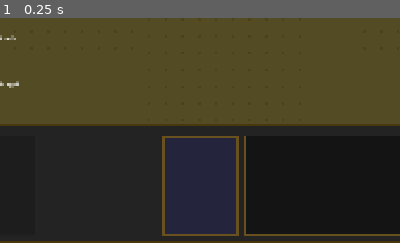
Above: before the commit, frame 1.
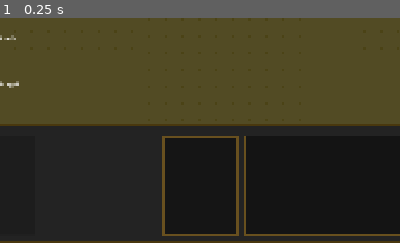
Above: after the commit, the same moment.

Repository: Matobro/skeletors
Game: Godot game, scene res://Dev/TestScene.tscn
Two runs of this game, one before a commit and one after it. Both use one fixed random seed, a clock stepped at 60 frames per second and the inputs below.
Inputs:
- Up to frame 1 (0.25 s): no input
The pictures show only the part of the screen within x 9-59%, y 50-100%; the shares and areas given below are measured in that part.

The runs differ from the first frame. In frame 1, 7.6% of the frame differs, in the area x 41-59%, y 53-96%.

Commit message:
fixed bug in unit attack + better player color system
Units sometimes attacked multiple times, shouldnt happen anymore(maybe)

Diff:
--- a/RTS-System/AI/Generic/UnitAIStates/AggroState.gd
+++ b/RTS-System/AI/Generic/UnitAIStates/AggroState.gd
@@ -4,6 +4,7 @@
 	SpatialGrid.deregister_unit(parent)
 	ai.animation_player.play("walk")
 	ai.last_requested_target = Vector2.INF
+
 
 func exit_state():
 	ai.clear_unit_state()
--- a/RTS-System/AI/Generic/UnitAIStates/AttackState.gd
+++ b/RTS-System/AI/Generic/UnitAIStates/AttackState.gd
@@ -1,66 +1,71 @@
 extends UnitState
 
 func enter_state():
-    SpatialGrid.deregister_unit(parent)
+    #SpatialGrid.deregister_unit(parent)
     parent.velocity = Vector2.ZERO
 
 func exit_state():
     ai.clear_unit_state()
-    SpatialGrid.register_unit(parent)
+    #SpatialGrid.register_unit(parent)
 
 func state_logic(delta):
     var target_unit = ai.current_command.target_unit
     parent.attack_target = target_unit
 
-    # Check if target dead
     if target_unit == null or !is_instance_valid(target_unit) or target_unit.dead:
-        if ai.fallback_command != null:
-            ai.current_command = ai.fallback_command
-            ai.fallback_command = null
-            if ai.current_command.type == "Attack_move":
-                ai.set_state("Attack_move")
-            else:
-                ai._process_next_command()
+        handle_no_target()
+        return
+
+    if parent.is_attack_committed:
+        process_attack_animation(delta, target_unit)
+    else:
+        try_to_attack(target_unit)
+
+func process_attack_animation(delta, target_unit):
+    parent.attack_anim_timer += delta
+
+    var anim_speed = parent.get_stat("attack_speed")
+    var attack_point_scaled = parent.data.unit_model_data.animation_attack_point / anim_speed
+    var attack_duration_scaled = parent.data.unit_model_data.animation_attack_duration / anim_speed
+
+    # Deal damage
+    if not parent.has_attacked and parent.attack_anim_timer >= attack_point_scaled:
+        parent.perform_attack()
+        parent.has_attacked = true
+
+    # Finish animation, start cooldown
+    if parent.attack_anim_timer >= attack_duration_scaled:
+        parent.attack_anim_timer = 0.0
+        parent.has_attacked = false
+        parent.is_attack_committed = false
+        parent.attack_timer = parent.get_attack_delay()  # cooldown starts after animation ends
+
+
+func try_to_attack(target_unit):
+    if parent.attack_timer > 0.0:
+        parent.attack_timer -= get_process_delta_time()
+        return
+
+    # Check if in range
+    if parent.is_within_attack_range(target_unit.position):
+        parent.velocity = Vector2.ZERO
+        parent.is_attack_committed = true
+        parent.has_attacked = false
+        parent.attack_anim_timer = 0.0
+
+        # Play attack animation at correct speed
+        ai.animation_library.play("animations/attack")
+        ai.animation_library.speed_scale = parent.get_stat("attack_speed")
+    else:
+        ai.set_state("Aggro")
+
+func handle_no_target():
+    if ai.fallback_command != null:
+        ai.current_command = ai.fallback_command
+        ai.fallback_command = null
+        if ai.current_command.type == "Attack_move":
+            ai.set_state("Attack_move")
         else:
             ai._process_next_command()
-        return
-
-    # If is in middle of attack
-    if parent.is_attack_committed:
-        parent.attack_anim_timer += delta
-
-        var anim_speed = parent.get_stat("attack_speed")
-        var attack_point_scaled = parent.data.unit_model_data.animation_attack_point / anim_speed
-        var attack_duration_scaled = parent.data.unit_model_data.animation_attack_duration / anim_speed
-
-        # Deal damage
-        if !parent.has_attacked and parent.attack_anim_timer >= attack_point_scaled:
-            parent.perform_attack()
-            parent.has_attacked = true
-
-        # Finish animation
-        if parent.attack_anim_timer >= attack_duration_scaled:
-            parent.attack_anim_timer = 0.0
-            parent.has_attacked = false
-            parent.is_attack_committed = false
-
-    # Start new attack if not already attacking
     else:
-
-        # Check range
-        if parent.is_within_attack_range(target_unit.position):
-            parent.velocity = Vector2.ZERO
-
-            # Start new attack when out of cd
-            if parent.attack_timer <= 0.0:
-                parent.is_attack_committed = true
-                parent.has_attacked = false
-                parent.attack_anim_timer = 0.0
-                parent.attack_timer = parent.get_attack_delay()
-                ai.animation_player.stop()
-                ai.animation_library.play("animations/attack")
-                ai.animation_library.speed_scale = parent.get_stat("attack_speed") + 0.05
-
-        # Chase if out of range
-        else:
-            ai.set_state("Aggro")
+        ai._process_next_command()
--- a/RTS-System/AI/Generic/UnitAIStates/IdleState.gd
+++ b/RTS-System/AI/Generic/UnitAIStates/IdleState.gd
@@ -12,7 +12,7 @@
 func state_logic(delta):
     parent.velocity = Vector2.ZERO
     ai.aggro_check_timer += delta
-    if ai.aggro_check_timer > ai.AGGRO_CHECK_INTERVAL:
+    if ai.aggro_check_timer >= ai.AGGRO_CHECK_INTERVAL:
         ai.aggro_check_timer = 0.0
         var enemy = parent.closest_enemy_in_aggro_range()
         if enemy != null:
--- a/RTS-System/Entities/Data/HpBarVisual.gd
+++ b/RTS-System/Entities/Data/HpBarVisual.gd
@@ -14,6 +14,11 @@
 
 func set_hp_bar(hp):
 	hp_bar.value = hp
+
+	if hp >= max_hp:
+		set_bar_visible(false)
+	else:
+		set_bar_visible(true)
 
 func set_bar_visible(value):
 	hp_bar.visible = value
--- a/RTS-System/Entities/Data/PlayerManager.gd
+++ b/RTS-System/Entities/Data/PlayerManager.gd
@@ -4,6 +4,17 @@
 
 var player_scene = preload("res://RTS-System/Player/PlayerObject.tscn")
 
+var player_colors := {
+	1: Color.GREEN,
+	2: Color.BLUE,
+	3: Color.SANDY_BROWN,
+	4: Color.TEAL,
+	5: Color.YELLOW,
+	6: Color.ORANGE,
+	7: Color.PURPLE,
+	8: Color.GRAY,
+	10: Color.RED
+}
 var players_to_spawn = [
 	{ "id": 1, "is_ai": false, "hero": null },
 	{ "id": 10, "is_ai": true, "hero": null }
@@ -40,6 +51,9 @@
 func register_player(player_object):
 	players[player_object.player_id] = player_object
 
+func get_player_color(player_id: int) -> Color:
+	return player_colors.get(player_id, Color.BLACK)
+
 func get_player(player_id):
 	return players.get(player_id)
 
--- a/RTS-System/Entities/Data/Unit.gd
+++ b/RTS-System/Entities/Data/Unit.gd
@@ -102,18 +102,7 @@
 func set_unit_color():
 	var sprite_material = animation_player.material
 	if sprite_material and sprite_material is ShaderMaterial:
-		match owner_id:
-			1: sprite_material.set_shader_parameter("outline_color", Color.GREEN)
-			2: sprite_material.set_shader_parameter("outline_color", Color.BLUE)
-			3: sprite_material.set_shader_parameter("outline_color", Color.SANDY_BROWN)
-			4: sprite_material.set_shader_parameter("outline_color", Color.TEAL)
-			5: sprite_material.set_shader_parameter("outline_color", Color.YELLOW)
-			6: sprite_material.set_shader_parameter("outline_color", Color.ORANGE)
-			7: sprite_material.set_shader_parameter("outline_color", Color.PURPLE)
-			8: sprite_material.set_shader_parameter("outline_color", Color.HOT_PINK)
-			9: sprite_material.set_shader_parameter("outline_color", Color.GRAY)
-			10: sprite_material.set_shader_parameter("outline_color", Color.RED)
-			_: sprite_material.set_shader_parameter("outline_color", Color.BLACK)
+		sprite_material.set_shader_parameter("outline_color", PlayerManager.get_player_color(owner_id))
 
 func _physics_process(delta: float):
 	if attack_timer > 0:
--- a/RTS-System/Entities/Data/Unit.tscn
+++ b/RTS-System/Entities/Data/Unit.tscn
@@ -15,18 +15,19 @@
 [sub_resource type="SpriteFrames" id="SpriteFrames_u5kfr"]
 
 [sub_resource type="StyleBoxFlat" id="StyleBoxFlat_r47uv"]
-bg_color = Color(0.611765, 0, 0, 1)
+bg_color = Color(0.612, 0, 0, 0.5)
 
 [sub_resource type="StyleBoxFlat" id="StyleBoxFlat_e4orr"]
-bg_color = Color(0, 0.8, 0, 1)
+bg_color = Color(0, 0.8, 0, 0.5)
 
 [sub_resource type="StyleBoxFlat" id="StyleBoxFlat_vb87f"]
+bg_color = Color(0.6, 0.6, 0.6, 0.5)
 draw_center = false
 border_width_left = 2
 border_width_top = 2
 border_width_right = 2
 border_width_bottom = 2
-border_color = Color(0.18359, 0.18359, 0.18359, 1)
+border_color = Color(0.184, 0.184, 0.184, 0.5)
 
 [sub_resource type="CircleShape2D" id="CircleShape2D_fgnkd"]
 radius = 342.067
@@ -51,7 +52,6 @@
 script = ExtResource("4_r47uv")
 
 [node name="HpBar" type="ProgressBar" parent="AnimatedSprite2D"]
-modulate = Color(1, 1, 1, 0.588235)
 offset_left = -26.5
 offset_top = -25.0
 offset_right = 80.5
--- a/RTS-System/Entities/Units/Database/Test_Unit.tres
+++ b/RTS-System/Entities/Units/Database/Test_Unit.tres
@@ -8,8 +8,8 @@
 
 [sub_resource type="Resource" id="Resource_7jcky"]
 script = ExtResource("3_ywxjw")
-base_max_hp = 5
-base_max_mana = 0
+base_max_hp = 5.0
+base_max_mana = 0.0
 base_health_regen = 0.1
 base_mana_regen = 0.1
 base_armor = 1
--- a/RTS-System/Player/PlayerUI.gd
+++ b/RTS-System/Player/PlayerUI.gd
@@ -22,6 +22,8 @@
 var unit_slot = preload("res://RTS-System/Entities/Data/UnitSlot.tscn")
 @onready var portrait = $Portrait/AnimatedSprite2D
 @onready var portrait_box = $Portrait
+@onready var portrait_panel = $PortraitPanel
+var portrait_stylebox = null
 @onready var name_label = $UnitStats/Name
 @onready var xp_bar = $HeroStats/XpBar
 @onready var damage_label = $UnitStats/DamageValue
@@ -50,6 +52,7 @@
 
 ]
 
+var og_color = null
 var control_group_array = []
 var ui_hidden = false
 var current_data: UnitData
@@ -57,6 +60,8 @@
 var current_frame = 0
 
 func init_node():
+	portrait_stylebox = portrait_panel.get("theme_override_styles/panel")
+	og_color = portrait_stylebox.bg_color
 	show_stats(false)
 	check_group()
 	hero_stats.visible = false
@@ -134,6 +139,8 @@
 	current_control_group.visible = false
 	show_bars(false)
 	ui_hidden = true
+	if portrait_stylebox:
+		portrait_stylebox.bg_color = og_color
 
 func show_single_unit(unit):
 	current_data = unit.data
@@ -146,12 +153,15 @@
 	update_unit_ui(current_data)
 
 func show_control_group():
+	current_data = control_group_array[0].unit.data
 	hero_stats.visible = false
 	unit_stats.visible = false
 	portrait.visible = true
 	current_control_group.visible = true
 	show_bars(true)
-	ui_hidden = false
+	ui_hidden = true
+
+	update_unit_ui(current_data)
 
 func check_group():
 	var units = control_group_array.size()
@@ -202,22 +212,26 @@
 	var stats = data.stats
 
 	#Switch between unit-hero ui
-	match data.unit_type:
-		"unit":
-			unit_stats.visible = true
-			hero_stats.visible = false
-		"hero":
-			unit_stats.visible = true
-			hero_stats.visible = true
-			str_label.text = str(stats.strength)
-			agi_label.text = str(stats.agility)
-			int_label.text = str(stats.intelligence)
-			xp_bar.max_value = data.hero.get_xp_for_next_level() - data.hero.get_xp_for_current_level()
-			xp_bar.value = data.stats.xp - data.hero.get_xp_for_current_level()
-			level_label.text = str(stats.level)
+	if !ui_hidden:
+		match data.unit_type:
+			"unit":
+				unit_stats.visible = true
+				hero_stats.visible = false
+			"hero":
+				unit_stats.visible = true
+				hero_stats.visible = true
+				str_label.text = str(stats.strength)
+				agi_label.text = str(stats.agility)
+				int_label.text = str(stats.intelligence)
+				xp_bar.max_value = data.hero.get_xp_for_next_level() - data.hero.get_xp_for_current_level()
+				xp_bar.value = data.stats.xp - data.hero.get_xp_for_current_level()
+				level_label.text = str(stats.level)
 
 	portrait.sprite_frames = data.avatar
 	portrait.play("idle")
+	var portrait_color = PlayerManager.get_player_color(data.parent.owner_id)
+	var faded_color = portrait_color.lerp(og_color, 0.75)
+	portrait_stylebox.bg_color = faded_color
 
 	name_label.text = data.name
 
--- a/RTS-System/Player/PlayerUI.tscn
+++ b/RTS-System/Player/PlayerUI.tscn
@@ -40,7 +40,7 @@
 border_color = Color(0.187454, 0.151084, 0.0470374, 1)
 
 [sub_resource type="StyleBoxFlat" id="StyleBoxFlat_sxr4j"]
-bg_color = Color(0.143487, 0.142745, 0.240192, 1)
+bg_color = Color(0.0823529, 0.0823529, 0.0823529, 1)
 border_width_left = 5
 border_width_top = 5
 border_width_right = 5
@@ -248,7 +248,7 @@
 expand_icon = true
 script = ExtResource("6_bkqy6")
 
-[node name="Panel" type="Panel" parent="."]
+[node name="PortraitPanel" type="Panel" parent="."]
 offset_left = -398.0
 offset_top = 280.0
 offset_right = -213.0
@@ -257,9 +257,9 @@
 
 [node name="Portrait" type="MarginContainer" parent="."]
 clip_contents = true
-offset_left = -398.0
+offset_left = -393.0
 offset_top = 280.0
-offset_right = -213.0
+offset_right = -208.0
 offset_bottom = 465.0
 
 [node name="AnimatedSprite2D" type="AnimatedSprite2D" parent="Portrait"]
